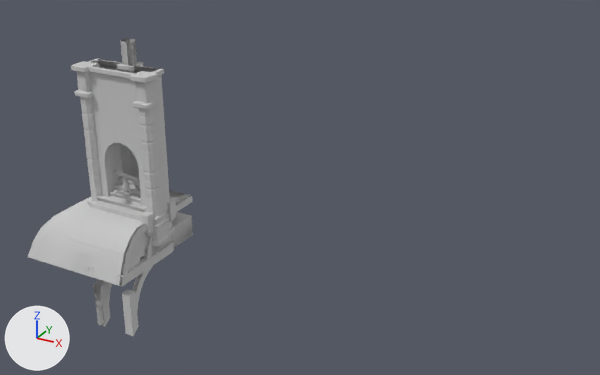
What one commit did to the FBX model Assets/Resources/CreVox/ArtResources/B02/FBX/B02.FBX.
The view is the same before and after, from a camera (50 mm lens) standing at (21.7, -25.3, 15.9) and looking at (7.8, 0.0, 3.3). Every picture has the same lights, and +X, +Y and +Z are marked at lower left. Objects named as collision shapes, trigger or cutter boxes, shadow casters or lower levels of detail are left out. Where no turn or scale is listed for an object, it has been applied to the vertices. Vertices at the same position are counted once.

Names of what the first picture shows: 'B02a_GiEbWm001', 'B02a_GiEbWm002', 'B02a_GiEcWm002', 'B02a_GiEcWm003', 'B02a_GiEpWm001', 'B02a_GiVcBm001', 'B02a_RfCcBm001', 'B02a_RfEcBm001', 'B02a_RfVcBm001', 'B02a_SiCpWm001', 'B02a_SiEbWm001'.
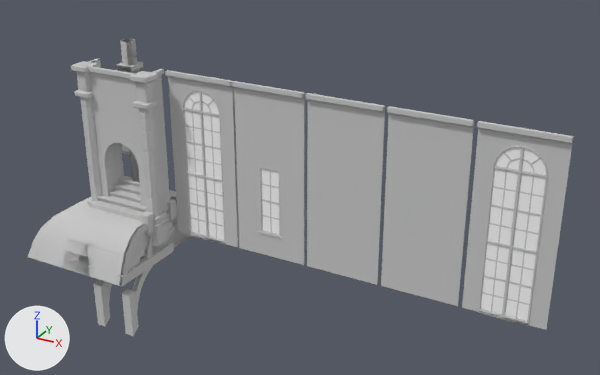
The newer file is also rescaled (x0.01) as a whole; pictures and numbers use the older file's frame.

Boxes [x1, y1, x2, y2] around the edits, measured in the pictures (600 x 375 px):
'B02a_GiEcWm003', mesh moved
    before: [99, 60, 136, 171]
    after: [462, 121, 574, 330]
'B02a_GiEcWm002', mesh moved
    before: [101, 63, 158, 175]
    after: [381, 106, 475, 306]
'B02a_GiEcWm001', mesh moved (not visible before)
    after: [306, 93, 385, 285]
'B02a_GiEbWm002', mesh moved
    before: [99, 59, 140, 175]
    after: [232, 81, 306, 265]
'B02a_GiEbWm001', mesh moved
    before: [98, 59, 158, 172]
    after: [165, 70, 239, 247]
'B02a_SiEbWm001', mesh turned (not visible afterwards)
    before: [112, 169, 138, 195]
part 3 of me_mesh_032, deleted
    before: [94, 280, 110, 326]
part 4 of me_mesh_032, surface changed
    both: [61, 239, 107, 326]

Diff of the bpy script that builds the scene:
```diff
--- a/Assets/Resources/CreVox/ArtResources/B02/FBX/B02.FBX.py
+++ b/Assets/Resources/CreVox/ArtResources/B02/FBX/B02.FBX.py
@@ me_mesh_011 @@
 me_mesh_011.from_pydata(...)  # 957 vertices, 1250 faces; spans x -1.5..1.5, y -0.2..0.08, z 0.0..7.05
 # used by ob_b02a_giebwm001; location = (0.0, 0.0, 0.0)
+# me_mesh_011 part 2: the whole mesh is moved by (3.42, 0.0, 0.0)
 me_mesh_011.materials.append(mat_b02)
@@ me_mesh_025 @@
 me_mesh_025.from_pydata(...)  # 22 vertices, 14 faces; spans x -1.5..1.5, y -0.2..0.0, z 0.0..7.05
 # used by ob_b02a_giecwm002; location = (0.0, 0.0, 0.0)
+# me_mesh_025 part 5: the whole mesh is moved by (12.79, 0.0, 0.0)
 me_mesh_025.materials.append(mat_b02)
@@ me_mesh_032 @@
 # used by ob_b02a_rfvcbm001; location = (0.0, 0.0, 0.0)
-me_mesh_032.from_pydata(...)  # 135 vertices, 174 faces; spans x -3.5..0.19, y -3.5..0.18, z -3.51..1.35
+me_mesh_032.from_pydata(...)  # 127 vertices, 164 faces; spans x -3.5..0.19, y -3.5..0.18, z -3.51..1.35
+# me_mesh_032 part 3: the loose piece of 8 vertices spanning x -0.19..0.19, y -3.18..-2.82, z -3.51..-1.54 is deleted
+# me_mesh_032 part 4: 158 kept faces spanning x -3.5..0.19, y -3.5..0.18, z -3.51..1.35 get new texture (UV) coordinates
 me_mesh_032.materials.append(mat_b02)
@@ me_mesh_010 @@
 me_mesh_010.from_pydata(...)  # 674 vertices, 745 faces; spans x -1.5..1.5, y -0.2..0.0, z 0.0..7.05
 # used by ob_b02a_giecwm003; location = (0.0, 0.0, 0.0)
+# me_mesh_010 part 6: the whole mesh is moved by (15.95, 0.0, 0.0)
 me_mesh_010.materials.append(mat_b02)
@@ me_mesh_013 @@
 me_mesh_013.from_pydata(...)  # 198 vertices, 230 faces; spans x -1.5..1.5, y -0.2..0.08, z 0.0..7.05
 # used by ob_b02a_giebwm002; location = (0.0, 0.0, 0.0)
+# me_mesh_013 part 8: the whole mesh is moved by (6.5, 0.0, 0.0)
 me_mesh_013.materials.append(mat_b02)
@@ me_mesh_003 @@
 me_mesh_003.from_pydata(...)  # 22 vertices, 14 faces; spans x -1.5..1.5, y -0.2..0.0, z 0.0..7.05
 # used by ob_b02a_giecwm001; location = (0.0, 0.0, 0.0)
+# me_mesh_003 part 1: the whole mesh is moved by (9.63, 0.0, 0.0)
 me_mesh_003.materials.append(mat_b02)
@@ me_mesh_004 @@
 me_mesh_004.from_pydata(...)  # 190 vertices, 322 faces; spans x -0.13..0.13, y -1.5..1.5, z 0.4..3.0
 # used by ob_b02a_siebwm001; location = (0.0, 0.0, 0.0)
+# me_mesh_004 part 7: the whole mesh is turned 180 degrees about the z axis through its middle
 me_mesh_004.materials.append(mat_b02)
```
